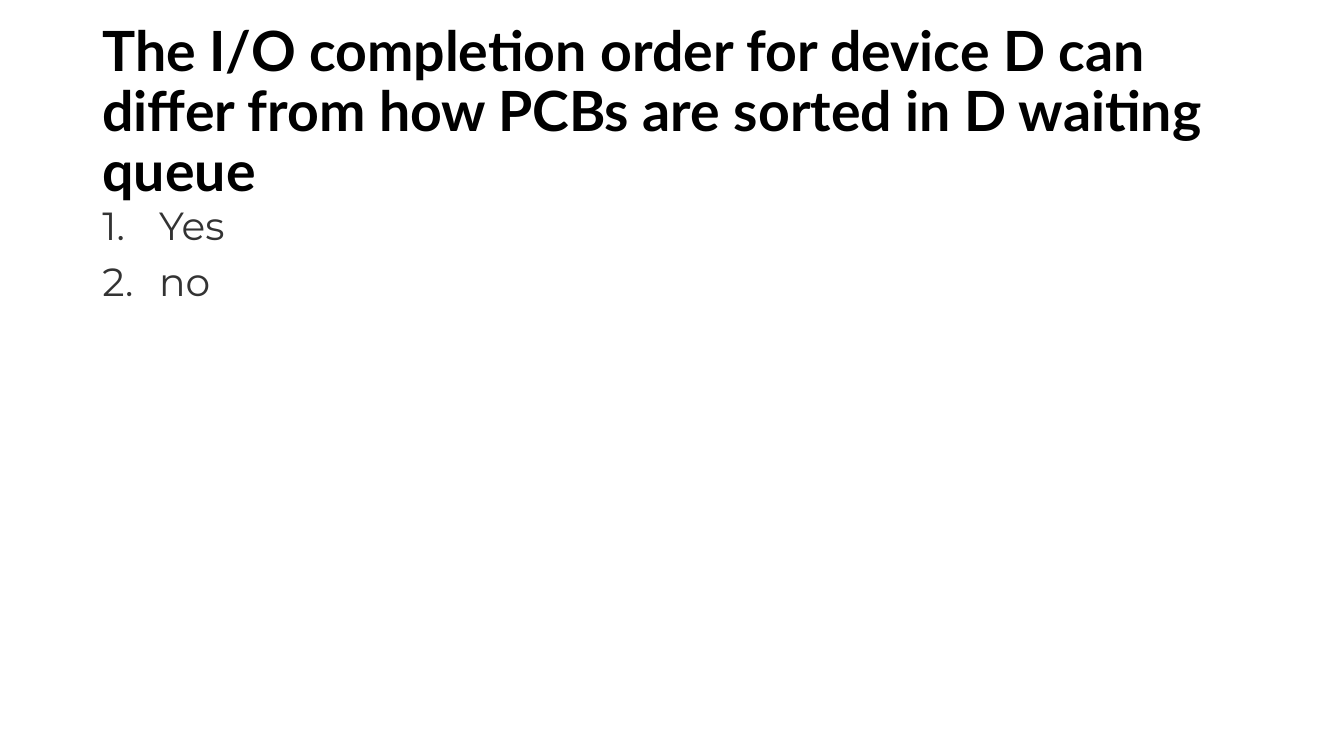
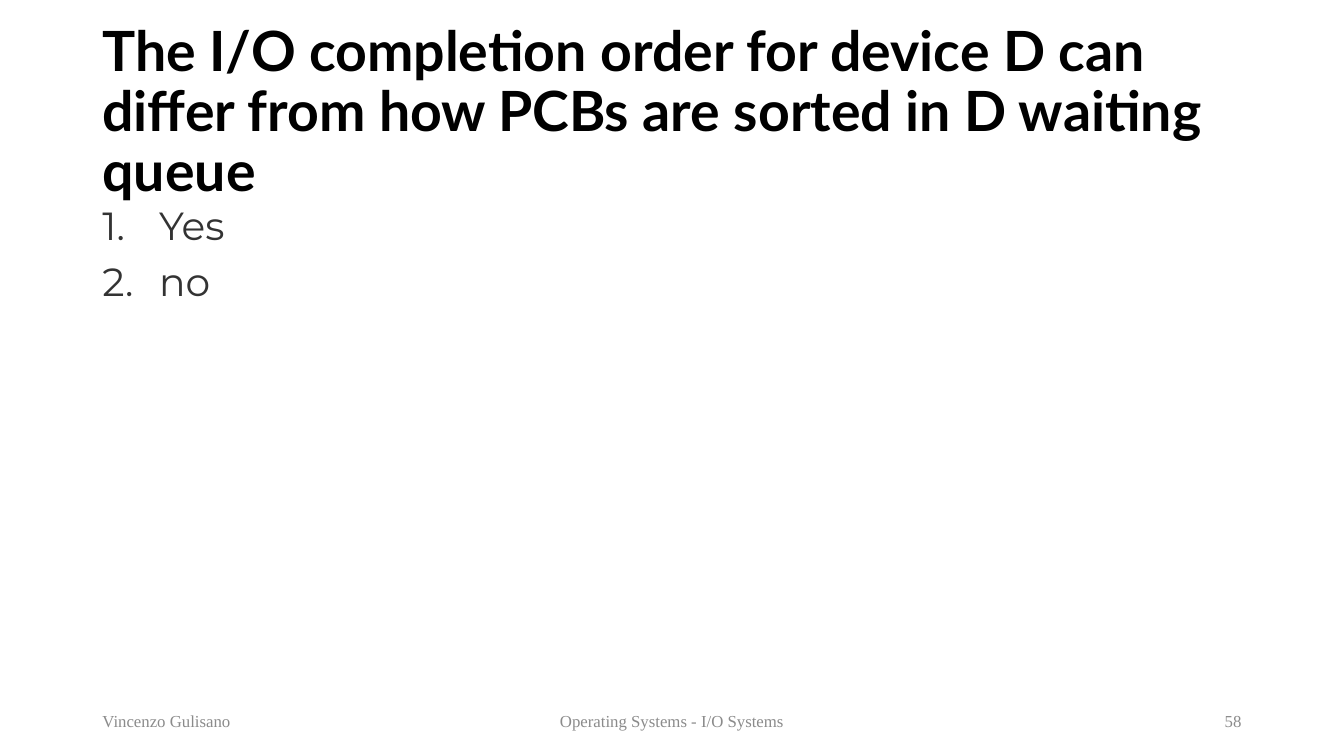
Before and after one commit to vincenzo-gulisano/os_material, a slide deck: slide 58 of slides/IO_systems.pptx. Drawn at 1344x756 pixels with LibreOffice and Linux fonts; fonts in the diff are those of the drawing. Boxes give left, top, right and bottom in pixels: in the first picture for what was removed or moved away, otherwise in the second. Text is boxed around its words. In the diff, an @@ line names an element or a change of style, - is before the commit and + after.

Commit message:
changed logo, moved exercises, updated overview for lecture on I/O systems

```diff
--- a/slides/IO_systems.pptx
+++ b/slides/IO_systems.pptx
@@ text added at [102,715,231,727], 12 pt, text #8C8C8C @@
+Vincenzo Gulisano
@@ text added at [560,716,784,731], 12 pt, text #8C8C8C @@
+Operating Systems - I/O Systems
@@ page number added at [1225,716,1242,727], 12 pt, text #8C8C8C @@
+58
```
Also in this commit, not shown: 57 other slides changed, 2 other files.
